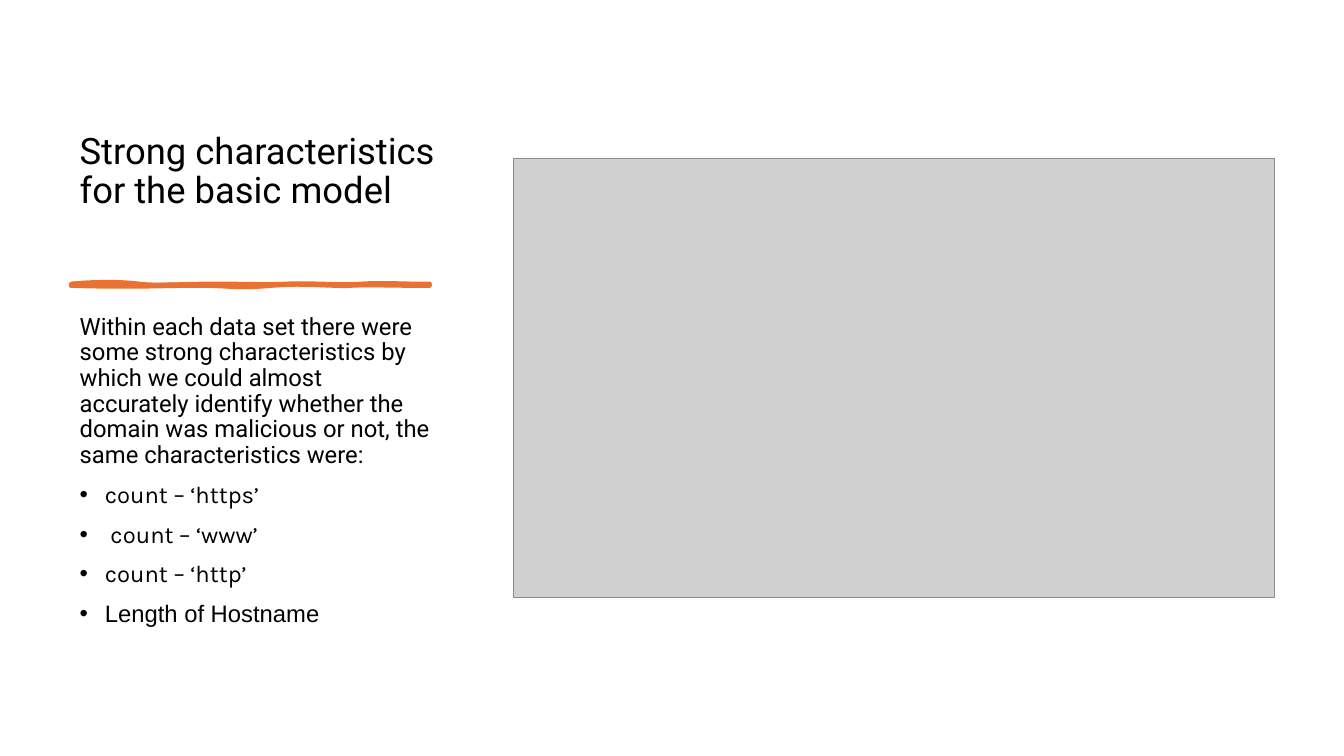
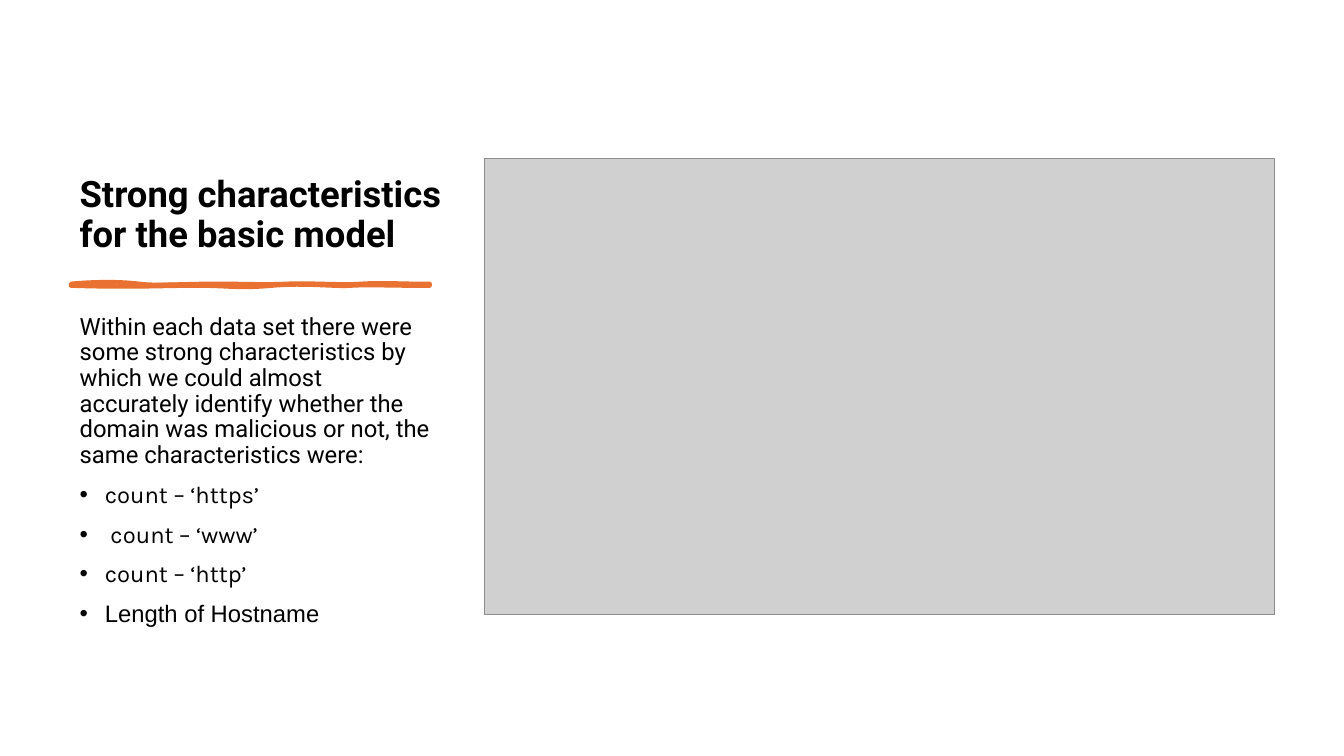
Before and after one commit to AdnanAzem/Malicious-URL-Detection, a slide deck: slide 12 of Malicious-URL-Detection.pptx. Drawn at 1344x756 pixels with LibreOffice and Linux fonts; fonts in the diff are those of the drawing; grey boxes stand for pictures. Boxes give left, top, right and bottom in pixels: in the first picture for what was removed or moved away, otherwise in the second. Text is boxed around its words. In the diff, an @@ line names an element or a change of style, - is before the commit and + after.

```diff
--- a/Malicious-URL-Detection.pptx
+++ b/Malicious-URL-Detection.pptx
@@ title "Strong characteristics for the basic ...": place and size @@
-title "Strong characteristics for the basic ..." at box(80, 136, 434, 204)
+title "Strong characteristics for the basic ..." at box(80, 179, 441, 248)
@@ title "Strong characteristics for the basic ..." at box(80, 179, 441, 248): bold on @@
@@ picture: place and size @@
-picture at box(513, 158, 1274, 598)
+picture at box(485, 158, 1274, 614)
```
Also in this commit, not shown: 19 other slides changed, 10 slides added, 21 other files.
